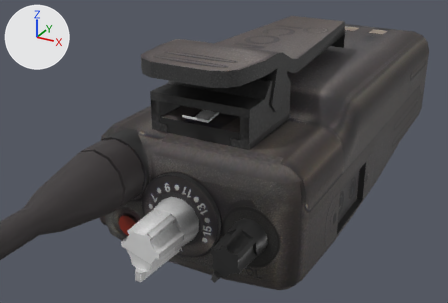
One commit to the COLLADA model public/radio/radio.DAE: the scene before it, then after it.
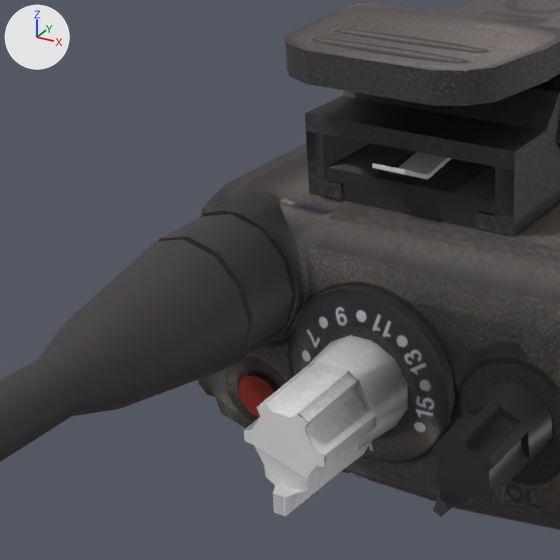
There are two pictures of each version: one whole from a 50 mm camera at (0.0694, -0.1527, 0.0689) aimed at (0.0108, -0.0463, 0.0158), one close up on the part from 1% to 61% of the width and 12% to 100% of the height. Lighting does not change. The marker at upper left points along +X, +Y and +Z. Where no turn or scale is listed for an object, it has been applied to the vertices. Vertices at the same position are counted once.

The first close-up shows 'Node.003', 'Node.004', 'Node.005', 'Node.007', 'ic40Antennae', 'ic40Channel', 'ic40Red', 'ic40Volume'.
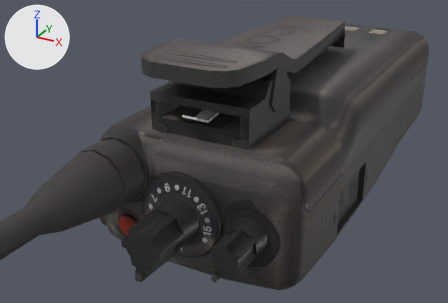
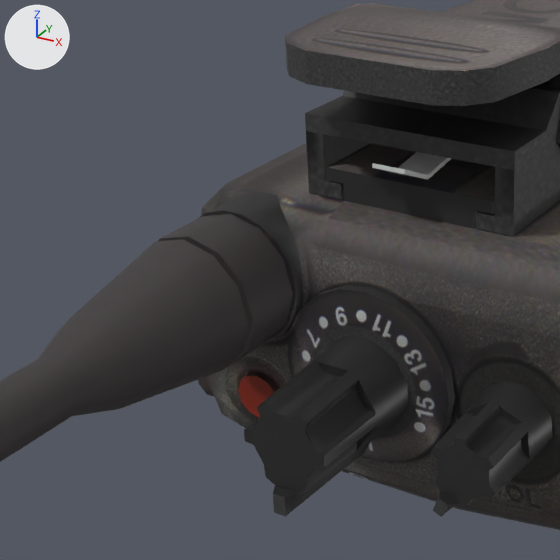
Where the change shows, as pixel boxes [x1, y1, x2, y2] in the close-ups (560 x 560 px):
part 1 of me_ic40channel, recoloured (grey to black)
    both: [308, 335, 408, 469]
part 2 of me_ic40channel, recoloured (grey to black)
    both: [244, 363, 376, 517]
part 3 of me_ic40channel, recoloured (grey to black)
    both: [262, 362, 377, 508]
part 4 of me_ic40channel, recoloured (grey to black)
    both: [273, 494, 285, 516]

The edits, one by one:
me_ic40channel has 67 vertices, 130 faces and spans x -0.0054..0.0054, y -0.0156..0.0, z -0.0076..0.0054.
me_ic40channel is used by ob_ic40channel; location (0.0023, -0.0519, -0.0004).
me_ic40channel part 1: all 50 faces centred in x -0.0053..0.0053, y -0.0055..0.0, z -0.0069..0.0052 switch from mat_multimat_2__ic40channel (picture img_ic40channelambient_occlusion__mr__tga) to mat_icomknobblack (black #272727).
me_ic40channel part 2: all 49 faces centred in x -0.0049..0.0049, y -0.0151..-0.0113, z -0.0063..0.0043 switch from mat_multimat_2__ic40channel (picture img_ic40channelambient_occlusion__mr__tga) to mat_icomknobblack (black #272727).
me_ic40channel part 3: all 23 faces centred in x -0.005..0.005, y -0.0085..-0.0084, z -0.0064..0.0044 switch from mat_multimat_2__ic40channel (picture img_ic40channelambient_occlusion__mr__tga) to mat_icomknobblack (black #272727).
me_ic40channel part 4: all 8 faces centred in x -0.0003..0.0002, y -0.0156..-0.0029, z -0.0075..-0.0054 switch from mat_multimat_2__ic40channel (picture img_ic40channelambient_occlusion__mr__tga) to mat_icomgrey (black #3c3c3c).
